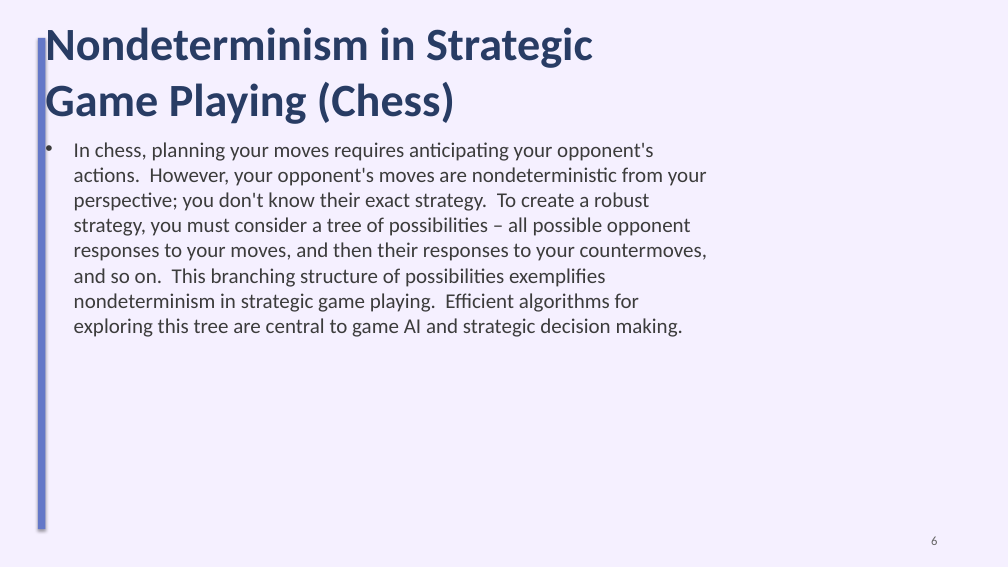
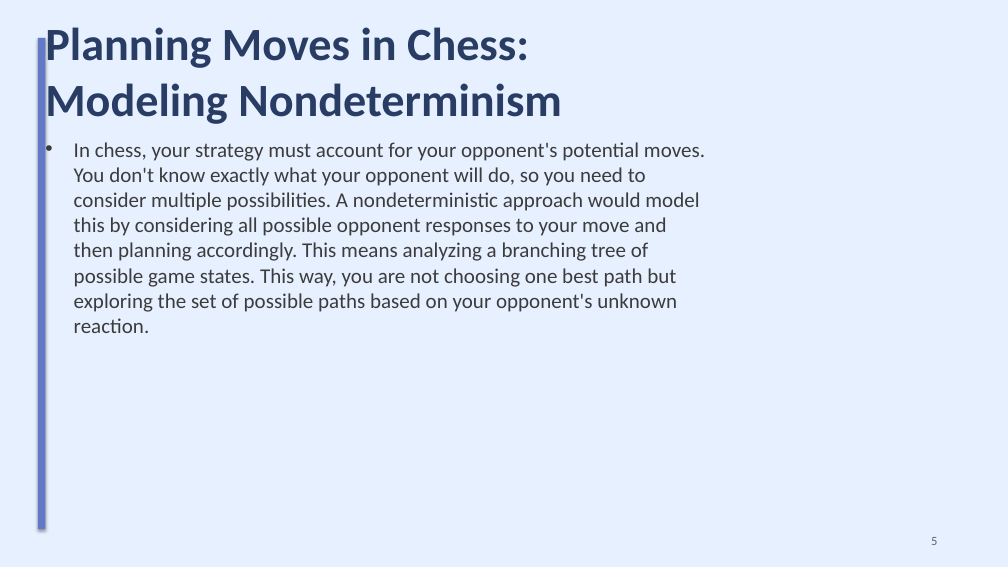
Before and after one commit to sanskarsri26/pdf-to-lecture, a slide deck: slide 5 of Styled_Slides.pptx (slide 6 before the commit). Drawn at 1008x567 pixels with LibreOffice and Linux fonts; fonts in the diff are those of the drawing. Boxes give left, top, right and bottom in pixels: in the first picture for what was removed or moved away, otherwise in the second. Text is boxed around its words. In the diff, an @@ line names an element or a change of style, - is before the commit and + after.

```diff
--- a/Styled_Slides.pptx
+++ b/Styled_Slides.pptx
@@ background #F5F0FF to #E6F0FF @@
@@ title at (x1=45, y1=27, x2=562, y2=127): text changed @@
-Nondeterminism in Strategic Game Playing (Chess)
+Planning Moves in Chess: Modeling Nondeterminism
@@ text at (x1=74, y1=142, x2=705, y2=333): text changed @@
-• In chess, planning your moves requires anticipating your opponent's actions. However, your opponent's moves are nondeterministic from your perspective; you don't know their exact strategy. To create a robust strategy, you must consider a tree of possibilities – all possible opponent responses to your moves, and then their responses to your countermoves, and so on. This branching structure of possibilities exemplifies nondeterminism in strategic game playing. Efficient algorithms for exploring this tree are central to game AI and strategic decision making.
+• In chess, your strategy must account for your opponent's potential moves. You don't know exactly what your opponent will do, so you need to consider multiple possibilities. A nondeterministic approach would model this by considering all possible opponent responses to your move and then planning accordingly. This means analyzing a branching tree of possible game states. This way, you are not choosing one best path but exploring the set of possible paths based on your opponent's unknown reaction.
@@ text at (x1=931, y1=537, x2=937, y2=545): text changed @@
-6
+5
```
Also in this commit, not shown: 7 other slides changed, 1 slide added, 1 slide removed, 6 other files.
